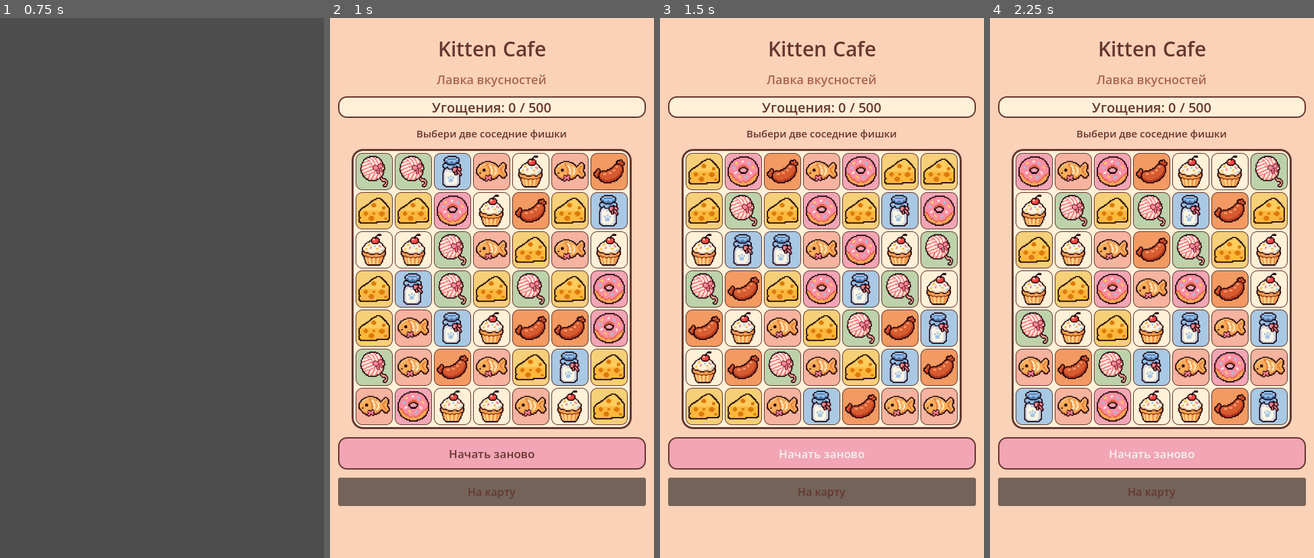
Above: before the commit, frames 1-4 (left to right).
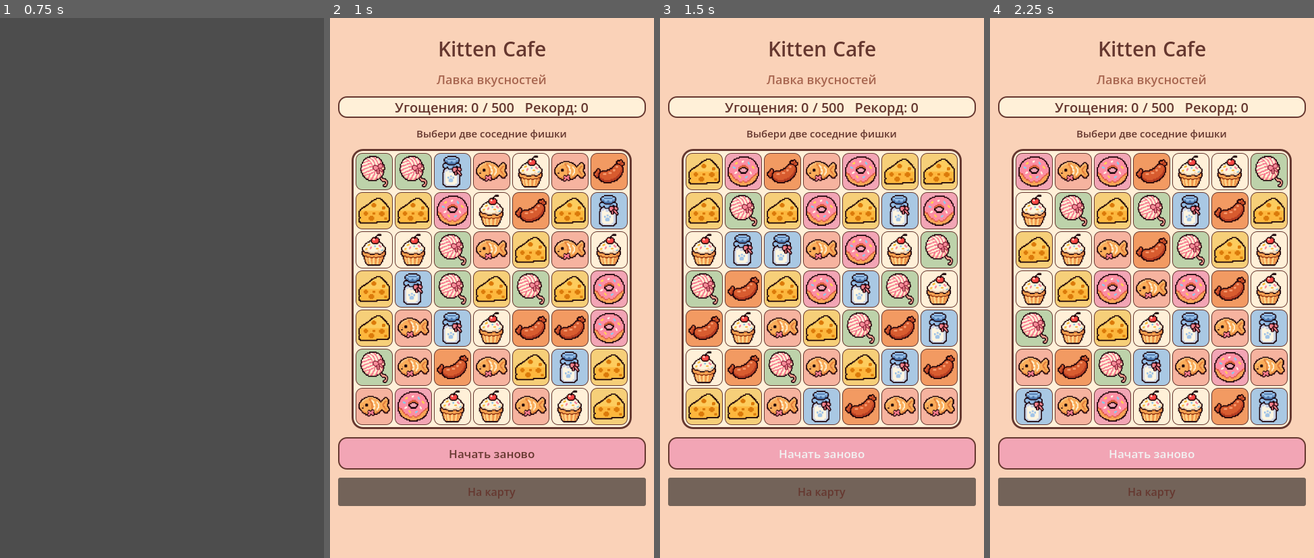
Above: after the commit, the same moments.

Repository: ArinaPig/Meown
Game: Godot game, scene res://scenes/map/WorldMap.tscn
Two runs of this game, one before a commit and one after it. Both use one fixed random seed, a clock stepped at 60 frames per second and the inputs below.
Inputs:
- Up to frame 1 (0.75 s): click "МАГАЗИН Три в ряд" at 0.5 s
- Up to frame 2 (1 s): no input
- Up to frame 3 (1.5 s): click "Начать заново" at 1.25 s
- Up to frame 4 (2.25 s): click "Начать заново" at 2 s

Frame 1 is identical in both runs. In frame 2, 0.6% of the frame differs, in the area x 20-80%, y 15-19%; in frame 3, 0.6%; in frame 4, 0.6%.

Commit message:
Track match-three records and ensure every new board has a valid move

Diff:
--- a/scenes/minigames/match3/Match3.gd
+++ b/scenes/minigames/match3/Match3.gd
@@ -175,6 +175,8 @@
 		safety += 1
 
 	_refresh_board()
+	if not _has_possible_move():
+		_shuffle_board()
 	_update_score()
 	hint_label.text = "Выбери две соседние фишки"
 
@@ -443,7 +445,12 @@
 			_refresh_tile(Vector2i(x, y))
 
 func _update_score() -> void:
-	score_label.text = "Угощения: %d / %d" % [score, SHOP_GOAL]
+	var best_score: int = int(GameState.high_scores.get("match3", 0))
+	if score > best_score:
+		GameState.high_scores["match3"] = score
+		GameState.save_game()
+		best_score = score
+	score_label.text = "Угощения: %d / %d   Рекорд: %d" % [score, SHOP_GOAL, best_score]
 
 
 func _return_to_map() -> void:
